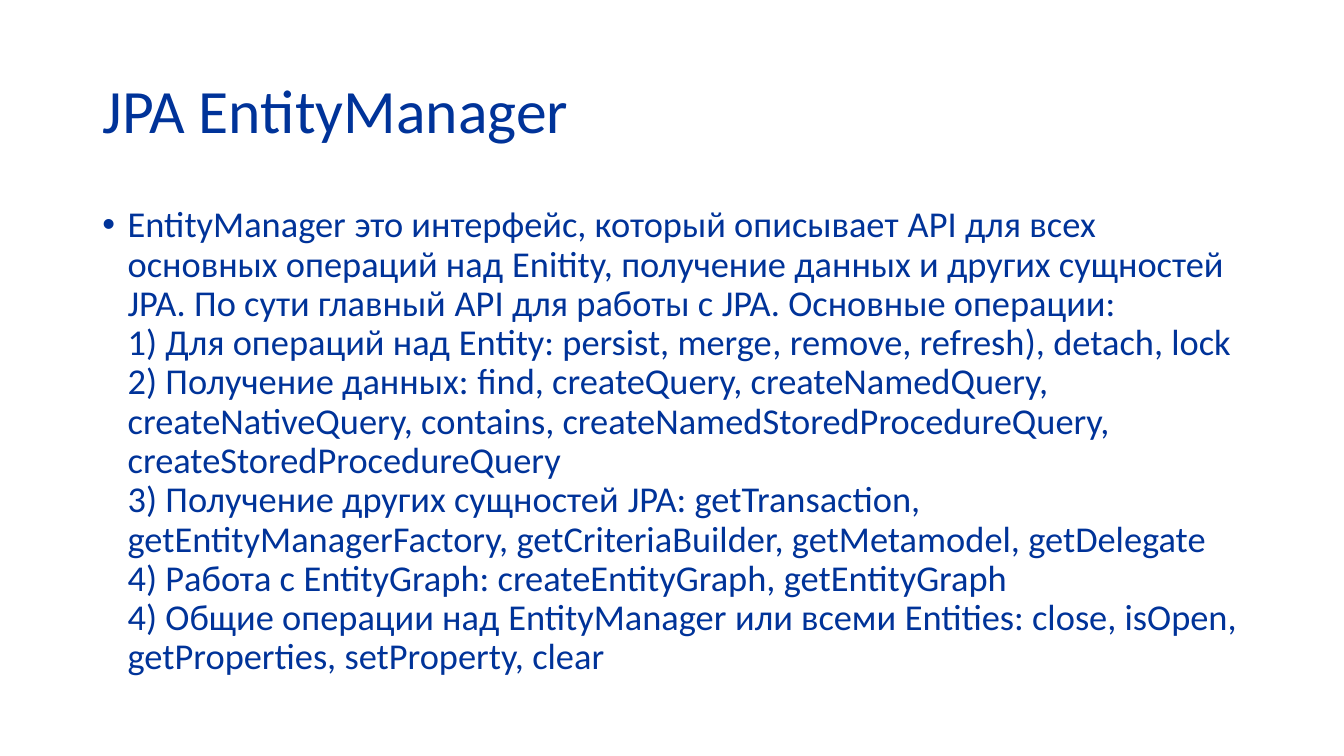
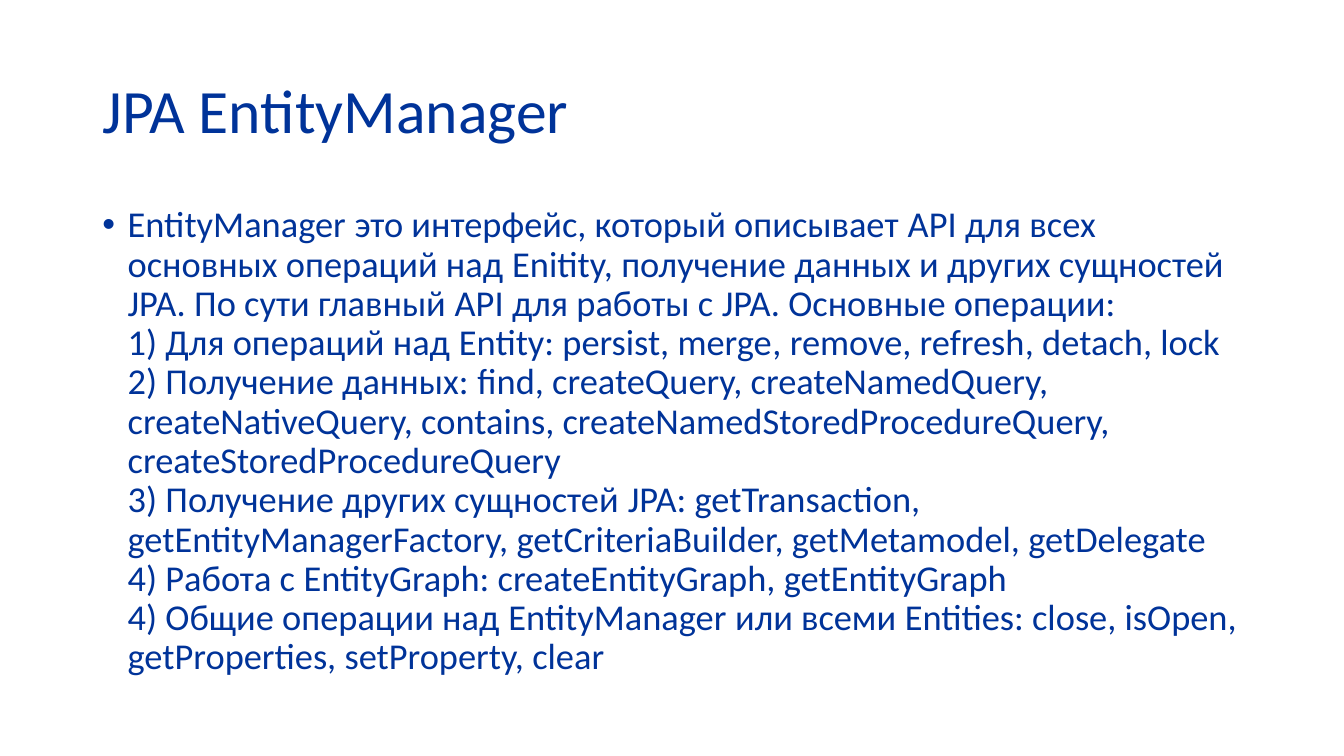
Before and after one commit to butenko-or/programming-technologies, a slide deck: slide 29 of Базы.pptx (slide 27 before the commit). Drawn at 1344x756 pixels with LibreOffice and Linux fonts; fonts in the diff are those of the drawing; background and template pictures are left out. Boxes give left, top, right and bottom in pixels: in the first picture for what was removed or moved away, otherwise in the second. Text is boxed around its words. In the diff, an @@ line names an element or a change of style, - is before the commit and + after.

```diff
--- a/Базы.pptx
+++ b/Базы.pptx
@@ text at [128, 212, 1237, 676]: text changed @@
-• EntityManager это интерфейс, который описывает API для всех основных операций над Enitity, получение данных и других сущностей JPA. По сути главный API для работы с JPA. Основные операции:
-  1) Для операций над Entity: persist, merge, remove, refresh), detach, lock
-  2) Получение данных: find, createQuery, createNamedQuery, createNativeQuery, contains, createNamedStoredProcedureQuery, createStoredProcedureQuery
-  3) Получение других сущностей JPA: getTransaction, getEntityManagerFactory, getCriteriaBuilder, getMetamodel, getDelegate
-  4) Работа с EntityGraph: createEntityGraph, getEntityGraph
-  4) Общие операции над EntityManager или всеми Entities: close, isOpen, getProperties, setProperty, clear
+• EntityManager это интерфейс, который описывает API для всех основных операций над Enitity, получение данных и других сущностей JPA. По сути главный API для работы с JPA. Основные операции:
+  1) Для операций над Entity: persist, merge, remove, refresh, detach, lock
+  2) Получение данных: find, createQuery, createNamedQuery, createNativeQuery, contains, createNamedStoredProcedureQuery, createStoredProcedureQuery
+  3) Получение других сущностей JPA: getTransaction, getEntityManagerFactory, getCriteriaBuilder, getMetamodel, getDelegate
+  4) Работа с EntityGraph: createEntityGraph, getEntityGraph
+  4) Общие операции над EntityManager или всеми Entities: close, isOpen, getProperties, setProperty, clear
```
Also in this commit, not shown: 1 other slide changed, 2 slides added.
